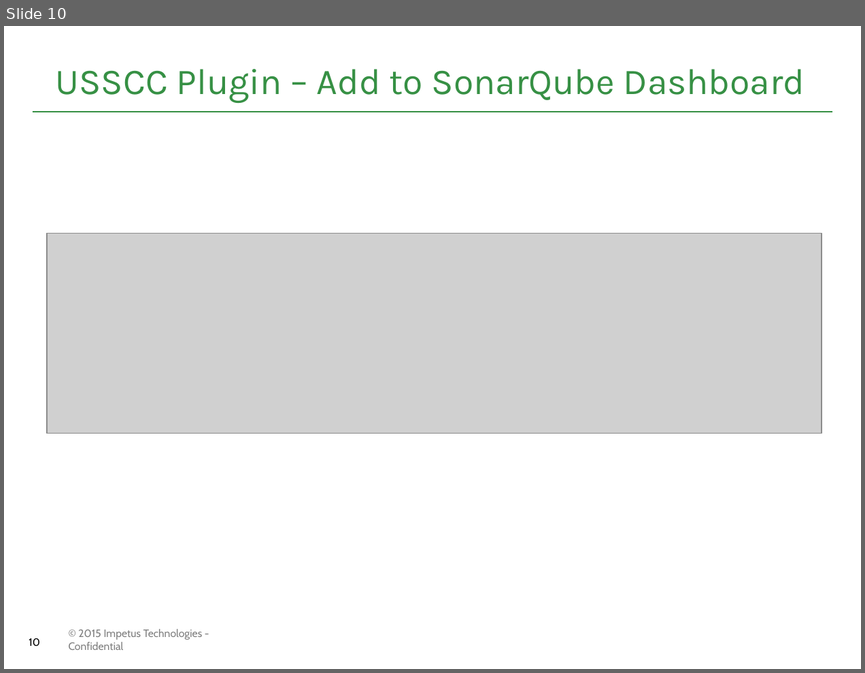
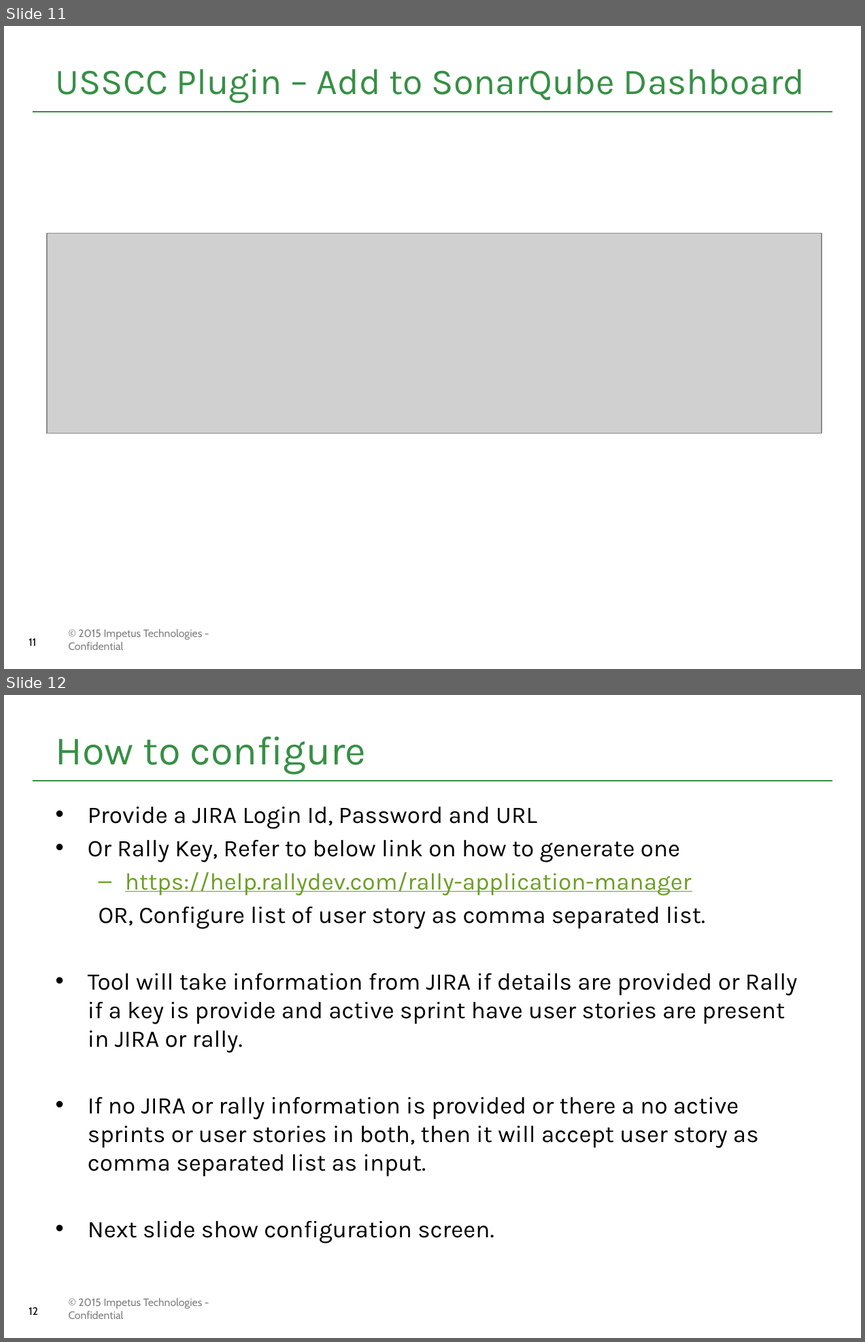
Before and after one commit to Impetus/couverture, a slide deck: USSCC_DOCUMENT/presentations/User Story Specific Code Coverage Tool.pptx. Shown one above the other, each under a label of ours: slide 10 before the commit, slides 11 and 12 after it. The pictures are 865x673 and 865x1342 pixels, drawn with LibreOffice and Linux fonts; fonts in the diff are those of the drawing; grey boxes stand for pictures; background and template pictures are left out. Boxes give left, top, right and bottom in pixels: in the first picture for what was removed or moved away, otherwise in the second. Text is boxed around its words. In the diff, an @@ line names an element or a change of style, - is before the commit and + after.

```diff
--- a/USSCC_DOCUMENT/presentations/User Story Specific Code Coverage Tool.pptx
+++ b/USSCC_DOCUMENT/presentations/User Story Specific Code Coverage Tool.pptx
@@ slide 12 added at [4, 695, 861, 1338], background #FFFFFF; not listed: 3 template elements that a slide beside it also shows @@
@@ title added at [56, 736, 366, 774], 34 pt, text #369044 @@
+How to configure
@@ text added at [88, 807, 798, 1243], 20 pt, text #000000 @@
+• Provide a JIRA Login Id, Password and URL
+• Or Rally Key, Refer to below link on how to generate one
+  – https://help.rallydev.com/rally-application-manager
+  OR, Configure list of user story as comma separated list.
+• Tool will take information from JIRA if details are provided or Rally if a key is provide and active sprint have user stories are present in JIRA or rally.
+• If no JIRA or rally information is provided or there a no active sprints or user stories in both, then it will accept user story as comma separated list as input.
+• Next slide show configuration screen.
@@ what was slide 10 is now slide 11 @@
@@ page number at [28, 638, 36, 645]: text changed @@
-10
+11
```
Also in this commit, not shown: 2 slides changed, 1 other slide added, 2 other files.
